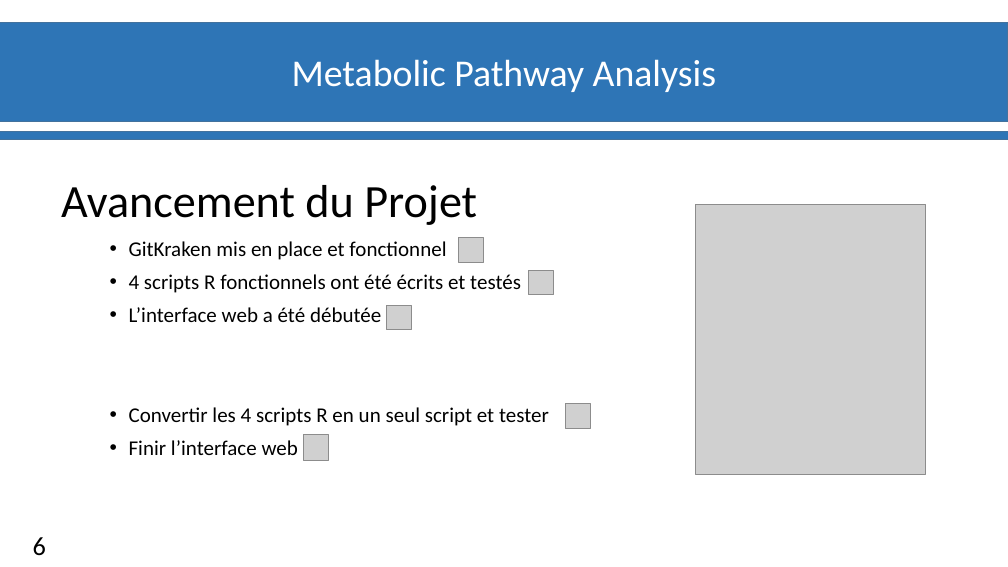
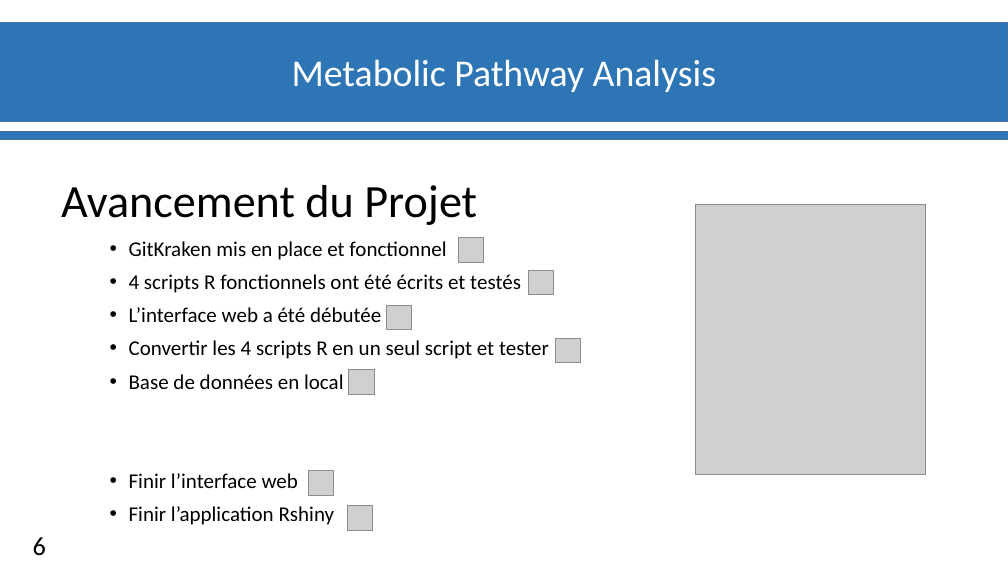
Before and after one commit to materrien/Projet-INSERM, a slide deck: slide 7 of Slides/Diapos_Suivit_projet.pptx. Drawn at 1008x567 pixels with LibreOffice and Linux fonts; fonts in the diff are those of the drawing; grey boxes stand for pictures; background and template pictures are left out. Boxes give left, top, right and bottom in pixels: in the first picture for what was removed or moved away, otherwise in the second. Text is boxed around its words. In the diff, an @@ line names an element or a change of style, - is before the commit and + after.

```diff
--- a/Slides/Diapos_Suivit_projet.pptx
+++ b/Slides/Diapos_Suivit_projet.pptx
@@ picture added at [556,339,581,363] @@
@@ text at [129,374,344,389]: paragraph added @@
+• Base de données en local
@@ picture added at [349,370,374,394] @@
@@ picture: place and size @@
-picture at [303,435,328,461]
+picture at [309,470,333,496]
@@ text at [129,506,335,525]: paragraph added @@
+• Finir l’application Rshiny
@@ picture: place and size @@
-picture at [566,403,591,429]
+picture at [347,505,372,531]
```
Also in this commit, not shown: 3 other slides changed, 1 other file.
